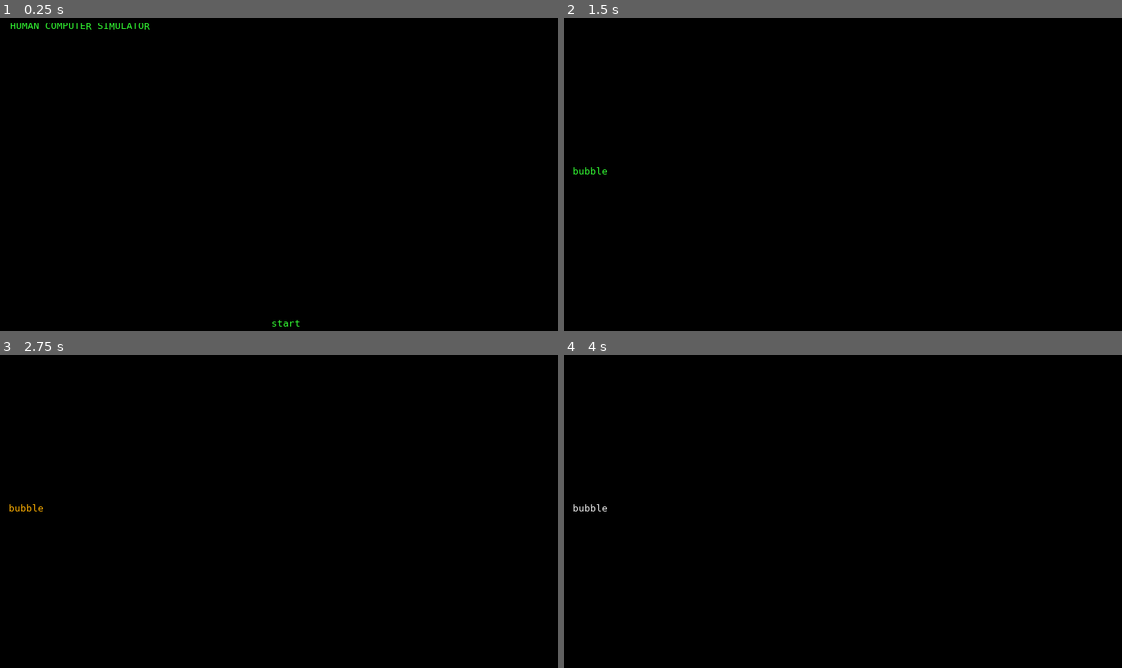
Above: before the commit, frames 1-4 (two rows, left to right).
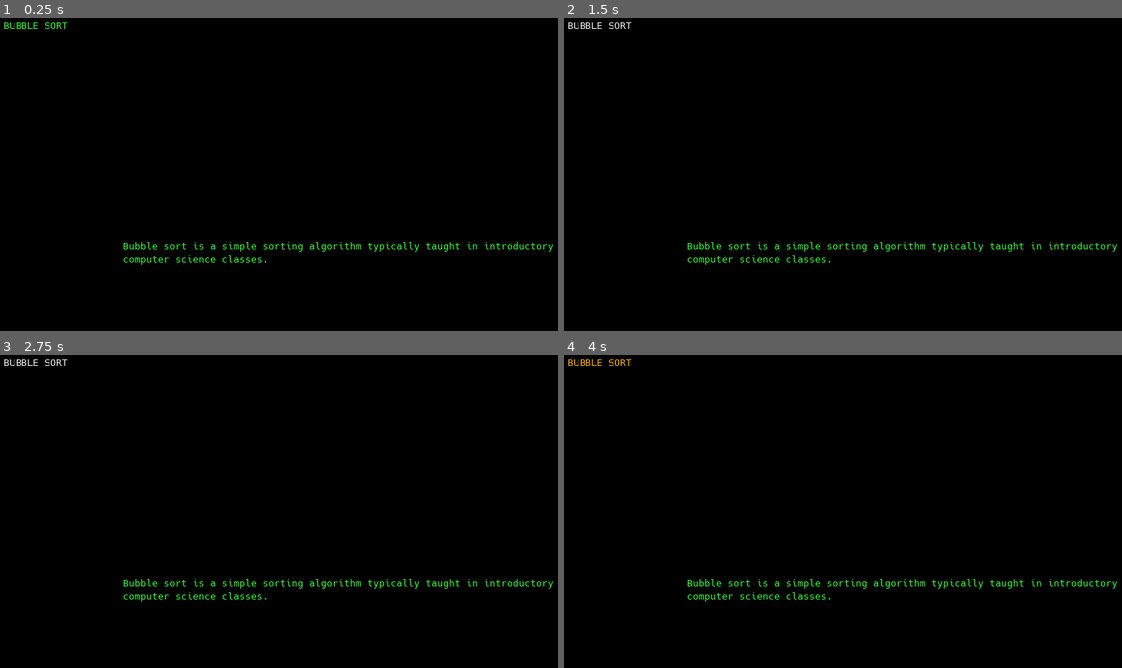
Above: after the commit, the same moments.

Repository: danielzting/algorithm-simulator
Game: Godot game, scene res://LevelSelect.tscn
Same seed, same stepped clock (60 frames per second), same inputs: the game is played once before the commit and once after it. Before the commit the project starts from res://MainMenu.tscn.
Inputs (mouse positions are in pixels of both pictures, inside the frame that each line leads up to):
- Up to frame 1 (0.25 s): no input
- Up to frame 2 (1.5 s): click (625, 27) at 0.5 s, where only the run after the commit has a clickable "BUBBLE SORT"; click (848, 324) at 1.25 s, where only the run before the commit has a clickable "start"
- Up to frame 3 (2.75 s): click (27, 508) at 2 s, where only the run before the commit has a clickable "bubble"
- Up to frame 4 (4 s): click (591, 508) at 2.75 s, where only the run before the commit has a clickable "bubble"; click (625, 364) at 3.5 s, where only the run after the commit has a clickable "BUBBLE SORT"

The runs differ from the first frame. In frame 1, 1.1% of the frame differs, in the area x 0-100%, y 1-99%; in frame 2, 0.9%; in frame 3, 0.9%; in frame 4, 0.9%.

Commit message:
feat: add placeholder level select
Set up a level selection sidebar, blank preview display, and a
placeholder description for bubble sort.

Diff:
--- a/LevelSelect.gd
+++ b/LevelSelect.gd
@@ -6,5 +6,7 @@
 	var levels = parse_json(file.get_as_text())
 	for level in levels:
 		var button = Button.new()
-		button.text = level
-		add_child(button)
+		button.text = level.name
+		button.align = Button.ALIGN_LEFT
+		$Tree.add_child(button)
+		$Preview/Info.text = level.documentation
--- a/LevelSelect.tscn
+++ b/LevelSelect.tscn
@@ -22,10 +22,25 @@
 margin_bottom = 1030.0
 script = ExtResource( 1 )
 
-[node name="List" type="Control" parent="LevelSelect"]
+[node name="Tree" type="VBoxContainer" parent="LevelSelect"]
+margin_right = 384.0
 margin_bottom = 1000.0
+rect_min_size = Vector2( 384, 0 )
 
-[node name="Info" type="Control" parent="LevelSelect"]
-margin_left = 4.0
-margin_right = 4.0
+[node name="Preview" type="VBoxContainer" parent="LevelSelect"]
+margin_left = 392.0
+margin_right = 1840.0
 margin_bottom = 1000.0
+size_flags_horizontal = 3
+
+[node name="Display" type="Control" parent="LevelSelect/Preview"]
+margin_right = 1448.0
+margin_bottom = 720.0
+rect_min_size = Vector2( 0, 720 )
+
+[node name="Info" type="Label" parent="LevelSelect/Preview"]
+margin_top = 728.0
+margin_right = 1448.0
+margin_bottom = 766.0
+size_flags_horizontal = 3
+autowrap = true
--- a/MainMenu.tscn
+++ b/MainMenu.tscn
@@ -33,9 +33,9 @@
 uppercase = true
 
 [node name="Display" type="Control" parent="MainMenu"]
-margin_top = 42.0
+margin_top = 46.0
 margin_right = 1819.0
-margin_bottom = 977.0
+margin_bottom = 973.0
 size_flags_vertical = 3
 
 [node name="StartButton" type="Button" parent="MainMenu"]
--- a/levels.json
+++ b/levels.json
@@ -1,3 +1,6 @@
 [
-	"bubble"
+	{
+		"name": "BUBBLE SORT",
+		"documentation": "Bubble sort is a simple sorting algorithm typically taught in introductory computer science classes."
+	}
 ]
--- a/project.godot
+++ b/project.godot
@@ -16,7 +16,8 @@
 [application]
 
 config/name="Human Computer Simulator"
-run/main_scene="res://MainMenu.tscn"
+run/main_scene="res://LevelSelect.tscn"
+run/low_processor_mode=true
 
 [display]
 
